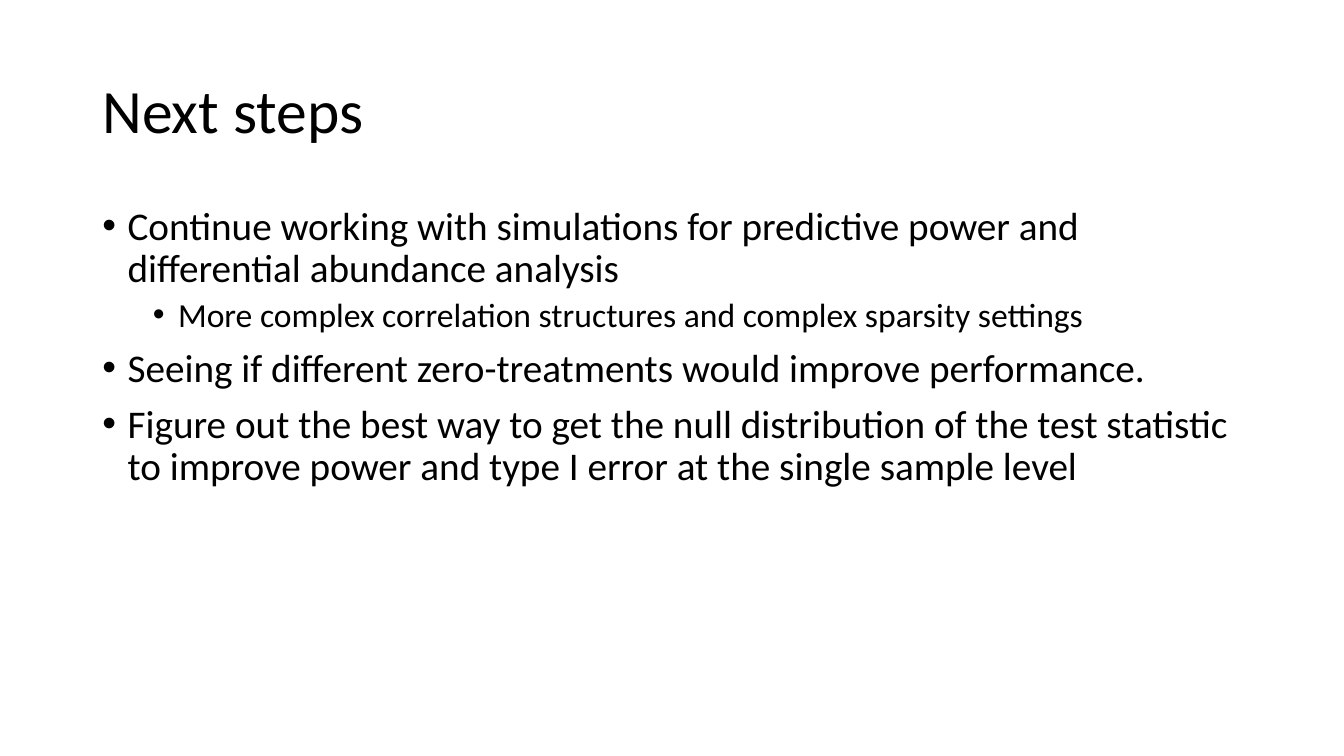
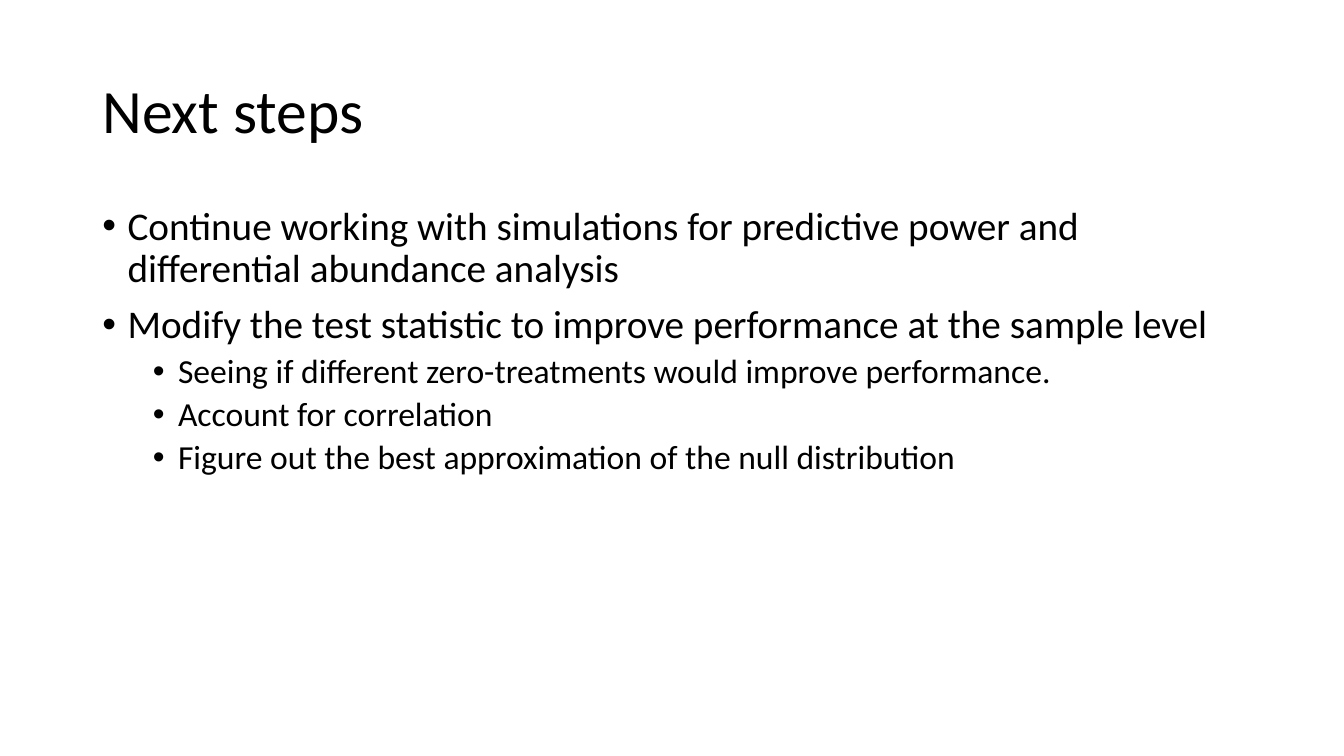
Before and after one commit to qpmnguyen/CBEA_analysis, a slide deck: slide 13 of docs/progress_report.pptx. Drawn at 1344x756 pixels with LibreOffice and Linux fonts; fonts in the diff are those of the drawing. Boxes give left, top, right and bottom in pixels: in the first picture for what was removed or moved away, otherwise in the second. Text is boxed around its words. In the diff, an @@ line names an element or a change of style, - is before the commit and + after.

```diff
--- a/docs/progress_report.pptx
+++ b/docs/progress_report.pptx
@@ text at [128, 310, 1207, 345]: text changed; size 24 to 28 pt @@
-  • More complex correlation structures and complex sparsity settings
+• Modify the test statistic to improve performance at the sample level
@@ text at [178, 359, 1051, 389]: size 28 to 24 pt in "Seeing if different zero-treatments would improve performanc ..."; list level 1 to 2 in "Seeing if different zero-treatments would ..." @@
@@ text at [178, 402, 955, 475]: text changed; size 28 to 24 pt @@
-• Figure out the best way to get the null distribution of the test statistic to improve power and type I error at the single sample level
+  • Account for correlation
+  • Figure out the best approximation of the null distribution
```
Also in this commit, not shown: 3 other slides changed, 1 slide added, 1 slide removed, 5 other files.
